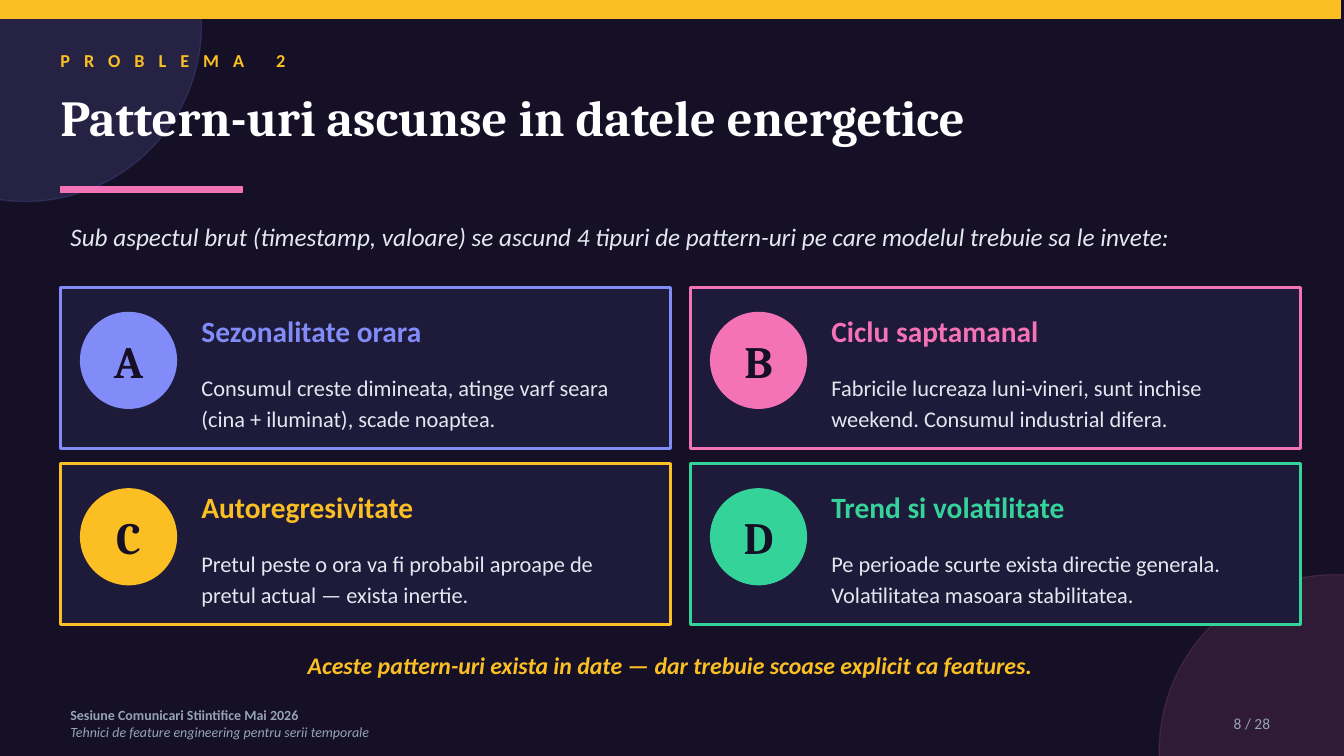
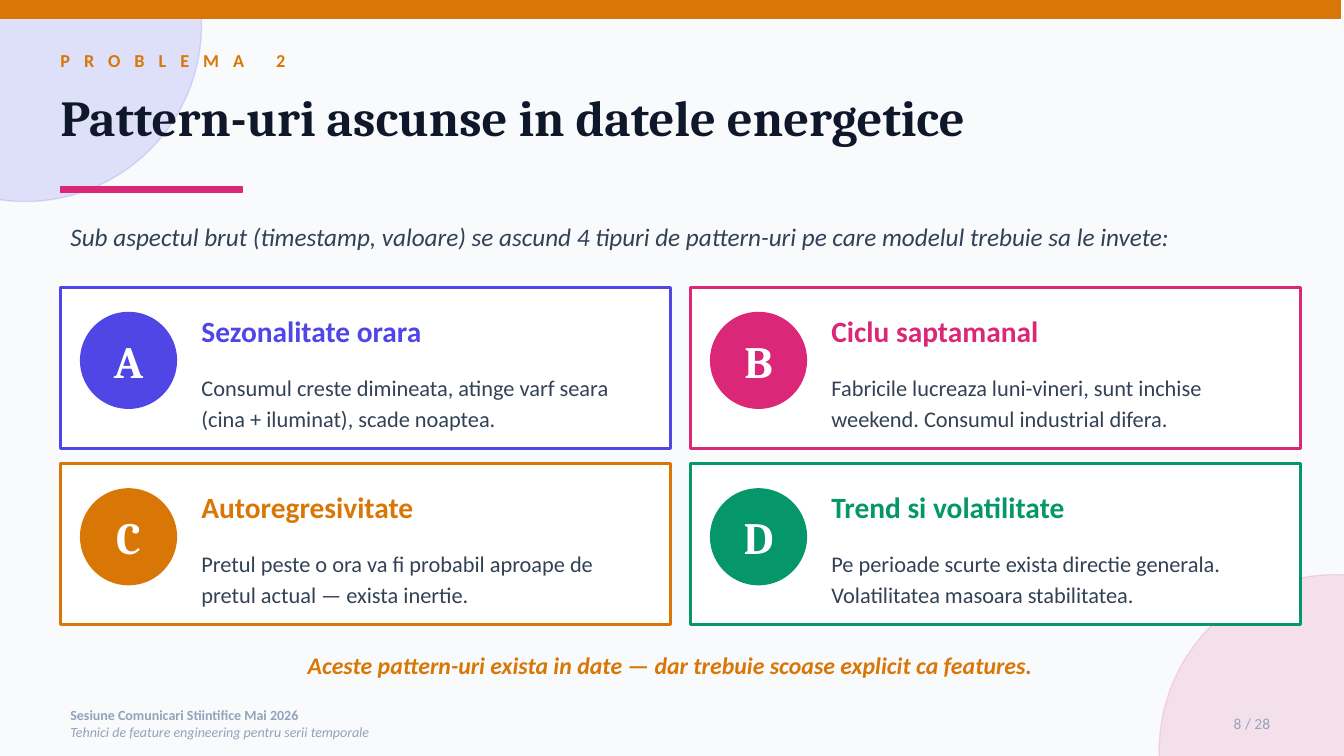
Before and after one commit to diana-nenu/Disertatie_AI_Platform, a slide deck: slide 8 of docs/SCSS/SCSS_FeatureEngineering_Diana_Nenu.pptx. Drawn at 1344x756 pixels with LibreOffice and Linux fonts; fonts in the diff are those of the drawing. Boxes give left, top, right and bottom in pixels: in the first picture for what was removed or moved away, otherwise in the second. Text is boxed around its words. In the diff, an @@ line names an element or a change of style, - is before the commit and + after.

```diff
--- a/docs/SCSS/SCSS_FeatureEngineering_Diana_Nenu.pptx
+++ b/docs/SCSS/SCSS_FeatureEngineering_Diana_Nenu.pptx
@@ background #151025 to #F8FAFC @@
@@ ellipse at bbox=[0, 0, 202, 202]: fill #818CF8 at 15% opacity to #4F46E5 at 15% opacity; outline #818CF8 1 pt to #4F46E5 1 pt @@
@@ rectangle at bbox=[0, 0, 1341, 18]: fill #FBBF24 to #D97706; outline #FBBF24 1 pt to #D97706 1 pt @@
@@ text "Pattern-uri ascunse in datele energetice" at bbox=[60, 101, 965, 147]: text colour #FFFFFF to #0F172A @@
@@ rectangle at bbox=[60, 187, 242, 193]: fill #F472B6 to #DB2777; outline #F472B6 1 pt to #DB2777 1 pt @@
@@ rectangle at bbox=[60, 287, 670, 449]: fill #1E1A3A to #FFFFFF; outline #818CF8 2 pt to #4F46E5 2 pt @@
@@ rectangle at bbox=[691, 287, 1301, 449]: fill #1E1A3A to #FFFFFF; outline #F472B6 2 pt to #DB2777 2 pt @@
@@ ellipse at bbox=[81, 313, 176, 408]: fill #818CF8 to #4F46E5; outline #818CF8 1 pt to #4F46E5 1 pt @@
@@ text "Sezonalitate orara" at bbox=[201, 321, 421, 342]: text colour #818CF8 to #4F46E5 @@
@@ ellipse at bbox=[711, 313, 807, 408]: fill #F472B6 to #DB2777; outline #F472B6 1 pt to #DB2777 1 pt @@
@@ text "Ciclu saptamanal" at bbox=[831, 321, 1038, 347]: text colour #F472B6 to #DB2777 @@
@@ rectangle at bbox=[60, 464, 670, 625]: fill #1E1A3A to #FFFFFF; outline #FBBF24 2 pt to #D97706 2 pt @@
@@ rectangle at bbox=[691, 464, 1301, 625]: fill #1E1A3A to #FFFFFF; outline #34D399 2 pt to #059669 2 pt @@
@@ ellipse at bbox=[81, 489, 176, 585]: fill #FBBF24 to #D97706; outline #FBBF24 1 pt to #D97706 1 pt @@
@@ text colour #151025 to #FFFFFF in 4 elements at bbox=[114, 348, 143, 378], bbox=[744, 348, 772, 378], bbox=[116, 524, 141, 555], bbox=[744, 524, 774, 554] @@
@@ ellipse at bbox=[711, 489, 807, 585]: fill #34D399 to #059669; outline #34D399 1 pt to #059669 1 pt @@
@@ text "Trend si volatilitate" at bbox=[831, 497, 1064, 519]: text colour #34D399 to #059669 @@
@@ text colour #E2E8F0 to #334155 in 5 elements at bbox=[70, 228, 1168, 250], bbox=[201, 380, 609, 431], bbox=[831, 380, 1201, 427], bbox=[201, 556, 593, 607], bbox=[831, 556, 1220, 603] @@
@@ ellipse at bbox=[1159, 575, 1344, 756]: fill #F472B6 at 12% opacity to #DB2777 at 12% opacity; outline #F472B6 1 pt to #DB2777 1 pt @@
@@ text colour #FBBF24 to #D97706 in 3 elements at bbox=[276, 55, 285, 67], bbox=[201, 497, 413, 523], bbox=[308, 657, 1032, 678] @@
```
Also in this commit, not shown: 27 other slides changed.
